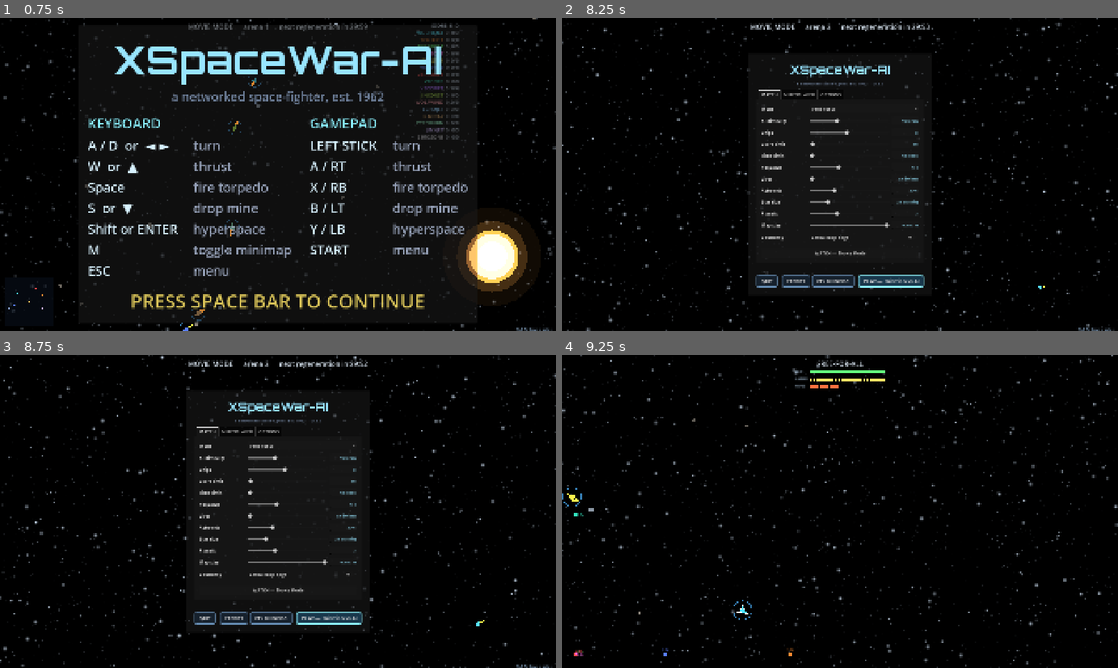
Above: before the commit, frames 1-4 (two rows, left to right).
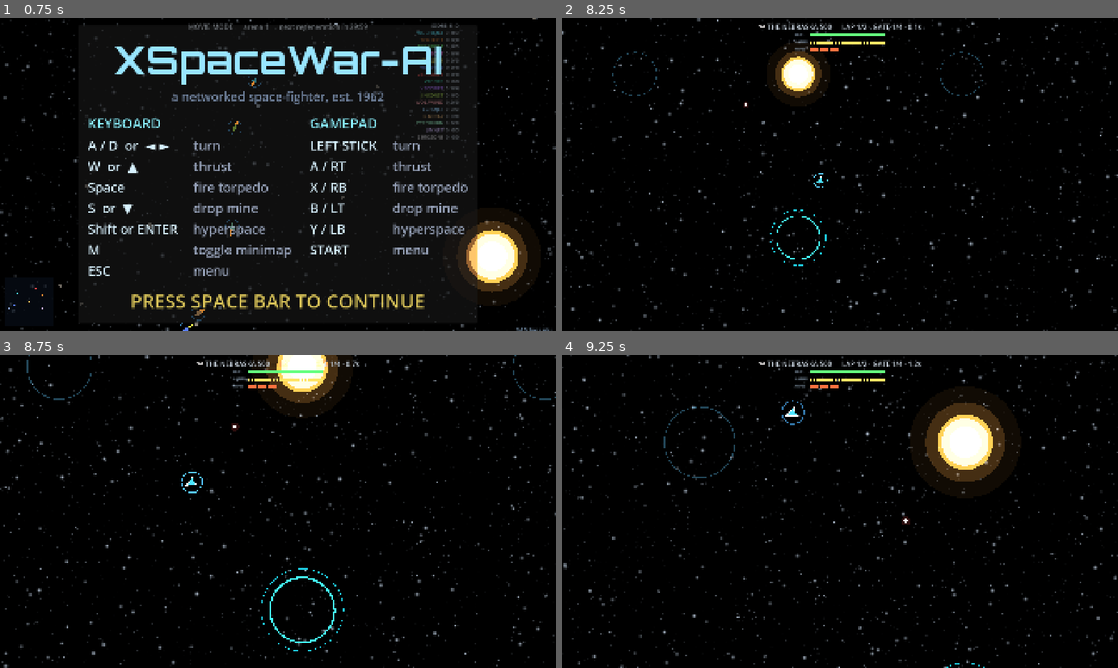
Above: after the commit, the same moments.

Repository: CryptoJones/XSpaceWar-AI
Game: Godot game, scene res://src/ui/main.tscn
The game is run twice, just before and just after one commit, with the same random seed, the same clock (stepped at 60 frames per second) and the same inputs.
Inputs (mouse positions are in pixels of both pictures, inside the frame that each line leads up to):
- Up to frame 1 (0.75 s): tap Enter at 0.5 s; move the mouse to (400, 158) at 0.52 s; hold D from 0.53 s (still down); tap F at 0.6 s; click (400, 158) at 0.67 s
- Up to frame 2 (8.25 s): tap Space at 0.77, 2.27, 3.77, 4.52, 6.02 s; release D at 1.25 s; click "WATCH — Movie Mode" at 1.25 s; move the mouse to (728, 190) at 2.02 s; hold S 2.03-2.78 s; tap Shift at 2.1 s; click (728, 190) at 2.17 s; tap F at 2.3, 3.05, 3.8, 4.55, 6.05 s; move the mouse to (895, 105) at 2.77 s; hold D 2.78-3.53 s; tap M at 2.85 s; click (895, 105) at 2.92 s; move the mouse to (812, 237) at 3.52 s; hold W 3.53-4.28 s; tap K at 3.6 s; click (812, 237) at 3.67 s; move the mouse to (1006, 221) at 4.27 s; hold A 4.28-5 s; tap B at 4.35 s; click (1006, 221) at 4.42 s; tap Escape at 4.9 s; click "CREDITS" at 5 s; move the mouse to (673, 127) at 5.77 s; hold A 5.78-6.5 s; tap Enter at 5.85 s; click (673, 127) at 5.92 s; click "KEY BINDINGS" at 6.5 s; click "DONE" at 7.25 s; click (906, 83) at 8.02 s
- Up to frame 3 (8.75 s): no input
- Up to frame 4 (9.25 s): click (890, 617) at 8.75 s, where only the run before the commit has a clickable "PLAY — Skirmish vs AI"

Frame 1 is identical in both runs. In frame 2, 8.5% of the frame differs, in the area x 0-100%, y 0-100%; in frame 3, 9.4%; in frame 4, 7.6%.

Commit message:
v1.8.7: a certain stock car race, est. 1962
Co-Authored-By: Claude Fable 5 <noreply@anthropic.com>

Diff:
--- a/project.godot
+++ b/project.godot
@@ -6,7 +6,7 @@
 [application]
 
 config/name="XSpaceWar-AI"
-config/version="1.8.6"
+config/version="1.8.7"
 config/description="A modern, AI-driven networked space-fighter — a 2026 reimagining of the classic networked Spacewar! / xspacewar. Apache 2.0."
 run/main_scene="res://src/ui/main.tscn"
 config/features=PackedStringArray("4.6", "Forward Plus")
--- a/src/render/world_view.gd
+++ b/src/render/world_view.gd
@@ -78,6 +78,8 @@
 var _focus_a := -1                  ## movie-mode action camera: current duel
 var _focus_b := -1
 var _focus_timer := 0.0
+var race_gates: Array[Vector2] = [] ## easter egg: checkpoint ring positions
+var race_next_gate := 0             ## index of the gate to highlight
 var _killcam_id := -1               ## while dead: ride along with your killer
 var _seen_ev_tick := -1             ## events are consumed once (they accumulate)
 
@@ -479,6 +481,13 @@
 		if s.alive:
 			for off in _ghost_offsets(_ipos("s%d" % s.id, s.pos) + s.render_pos_offset, wrap, half, 240.0):
 				_draw_ship(s, world.time, off)
+	if not race_gates.is_empty():
+		for i in range(race_gates.size()):
+			var hot := i == race_next_gate % race_gates.size()
+			var col := Color(0.3, 2.0, 2.2, 0.9) if hot else Color(0.4, 0.8, 1.0, 0.35)
+			draw_arc(race_gates[i], 110.0, 0.0, TAU, 40, col, 6.0 if hot else 3.0)
+			if hot:
+				draw_arc(race_gates[i], 140.0, 0.0, TAU, 40, Color(0.3, 2.0, 2.2, 0.4), 2.0)
 	_draw_popups()
 
 ## Offsets at which to additionally draw an entity so it appears on both sides
--- a/src/ui/hud.gd
+++ b/src/ui/hud.gd
@@ -122,6 +122,7 @@
 	_debug_label.text = text
 
 var debug_echo := false   ## --debug: mirror feed lines to stdout
+var banner_override := ""  ## non-empty: replaces the mode banner (race egg)
 
 func set_feed_visible(v: bool) -> void:
 	_feed_label.visible = v
@@ -396,6 +397,9 @@
 	return mp.x >= 0.0 and mp.y >= 0.0 and mp.x <= size.x and mp.y <= size.y
 
 func _update_banner() -> void:
+	if banner_override != "":
+		_banner.text = banner_override
+		return
 	if session.match_over:
 		var who := ""
 		if session.winner_team >= 0:
--- a/src/ui/main.gd
+++ b/src/ui/main.gd
@@ -65,6 +65,9 @@
 var _stats_career: Label
 var _stats_key := []               ## [session id, generation] last written to history
 var _debug_dump_accum := 0.0
+var _race_active := false
+var _race_gate := 0          ## next gate index (4 gates x 2 laps = 8 passes)
+var _race_t := 0.0
 
 const BINDABLE := [
 	["turn_left", "Turn left"],
@@ -242,6 +245,7 @@
 			_server_repr = "force"  # rebuild the merged list
 	if _menu.visible:
 		_refresh_server_list(dt)
+	_update_race(dt)
 	if _debug_overlay:
 		hud.set_debug(_debug_text())
 		if hud.debug_echo:
@@ -288,6 +292,18 @@
 	subtitle.add_theme_color_override("font_color", Color(0.6, 0.7, 0.85, 0.7))
 	subtitle.horizontal_alignment = HORIZONTAL_ALIGNMENT_CENTER
 	outer.add_child(subtitle)
+	# ----------------------------------------------------------------------
+	# (psst: nothing to see here. certainly not a stock car race in space.)
+	var secret := Button.new()
+	secret.flat = true
+	secret.text = ""
+	secret.custom_minimum_size = Vector2(54, 18)
+	secret.focus_mode = Control.FOCUS_NONE
+	secret.mouse_default_cursor_shape = Control.CURSOR_ARROW
+	secret.pressed.connect(_start_race_egg)
+	subtitle.add_child(secret)
+	secret.set_anchors_preset(Control.PRESET_CENTER_RIGHT)
+	secret.position += Vector2(-92, -9)
 
 	# Three calm tabs instead of one crowded column.
 	var tabs := TabContainer.new()
@@ -829,6 +845,64 @@
 ## THE one place menu sliders become a running match — every start path
 ## (solo, LAN host, relay host) calls this; adding a MATCH option means
 ## touching exactly here plus the slider itself.
+## EASTER EGG — THE NEBRASKA 500. Click the year in the subtitle: you,
+## alone with the star, four glowing gates, two laps. Gentlemen, etc.
+func _start_race_egg() -> void:
+	_teardown_net()
+	_finalize_recording()
+	session.score_limit = 0
+	session.time_limit = 0.0
+	session.lives = 0
+	session.hazard = 0.0
+	session.lethal_edges = false
+	session.star_scale = 1.0
+	session.planet_count = 0
+	session.map_size = 12000.0
+	session.respawn_seconds = 2.0
+	session.host_name = _player_name
+	session.start_skirmish(1, GameSession.Mode.FFA, BotController.Difficulty.ROOKIE)
+	var star := session.world.primary_body()
+	var c: Vector2 = star.pos if star != null else Vector2.ZERO
+	var r: float = session.world.config.spawn_orbit_radius * 1.5
+	view.race_gates = [c + Vector2(r, 0), c + Vector2(0, r),
+		c + Vector2(-r, 0), c + Vector2(0, -r)]
+	view.race_next_gate = 1   # spawn ring is near gate 0's radius; head for E
+	_race_active = true
+	_race_gate = 1
+	_race_t = 0.0
+	set_menu_visible(false)
+
+func _update_race(dt: float) -> void:
+	if not _race_active:
+		return
+	if session.match_over or session.world == null or _menu.visible:
+		_end_race(false)
+		return
+	_race_t += dt
+	var human := session.human_ship()
+	if human == null:
+		return
+	var total := 8   # 4 gates x 2 laps
+	var gate: Vector2 = view.race_gates[_race_gate % 4]
+	hud.banner_override = "🏁 THE NEBRASKA 500 — LAP %d/2 · GATE %d/4 · %.1fs" % [
+		((_race_gate - 1) / 4) + 1, ((_race_gate - 1) % 4) + 1, _race_t]
+	if human.alive and human.pos.distance_to(gate) < 150.0:
+		_race_gate += 1
+		view.race_next_gate = _race_gate
+		if _race_gate >= total + 1:
+			hud.banner_override = ""
+			_net_status.text = "🏁 NEBRASKA 500 WON — %.1fs. (You found it.)" % _race_t
+			session.match_over = true
+			session.winner_ship = session.human_ship_id
+			session.restart_timer = GameSession.RESTART_DELAY
+			_end_race(true)
+
+func _end_race(won: bool) -> void:
+	_race_active = false
+	hud.banner_override = ""
+	view.race_gates = []
+	view.race_next_gate = 0
+
 func _start_configured_match() -> void:
 	var mode := GameSession.Mode.TEAM if _mode_btn.selected == 1 else GameSession.Mode.FFA
 	session.score_limit = int(_limit_slider.value)
